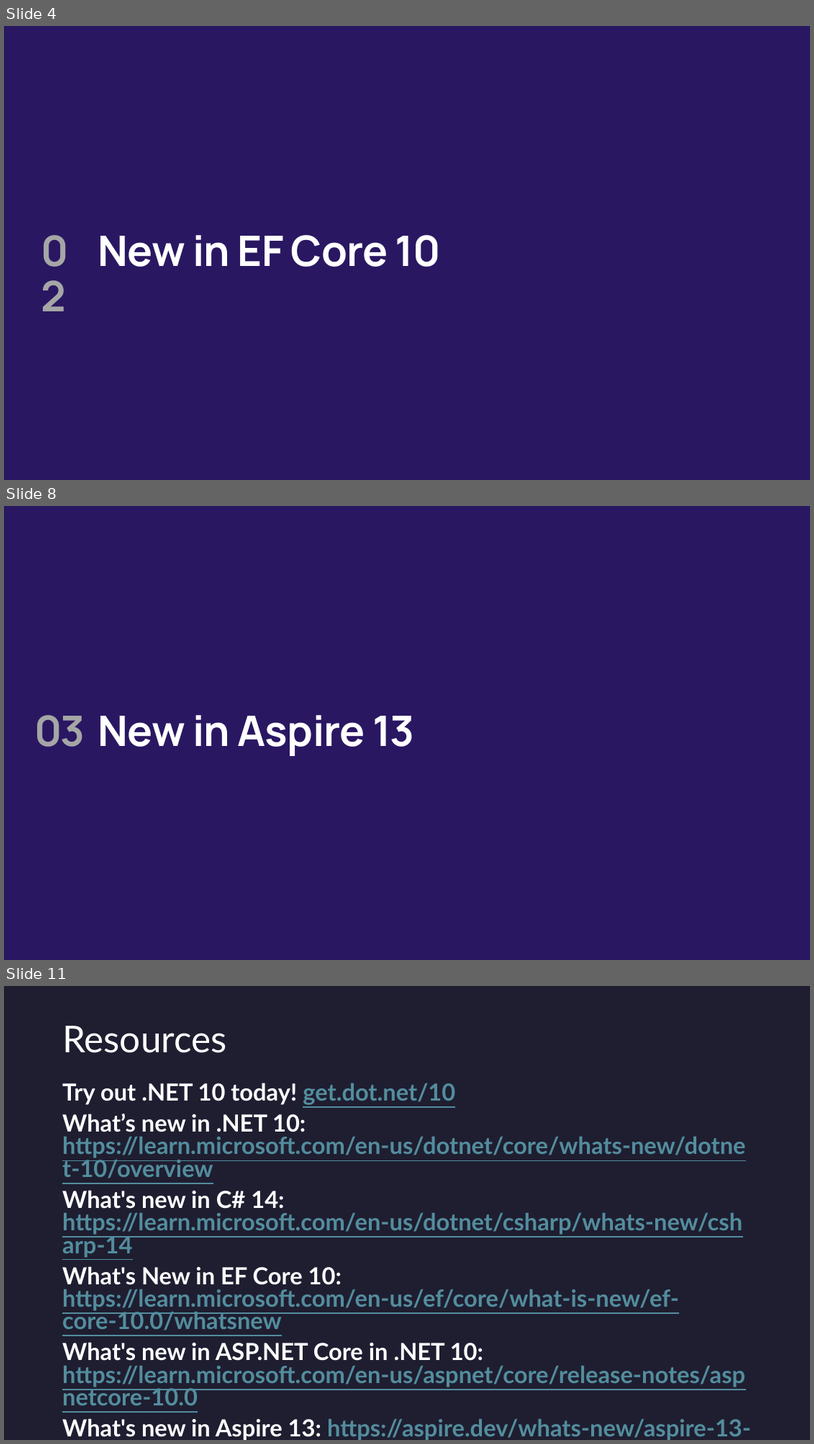
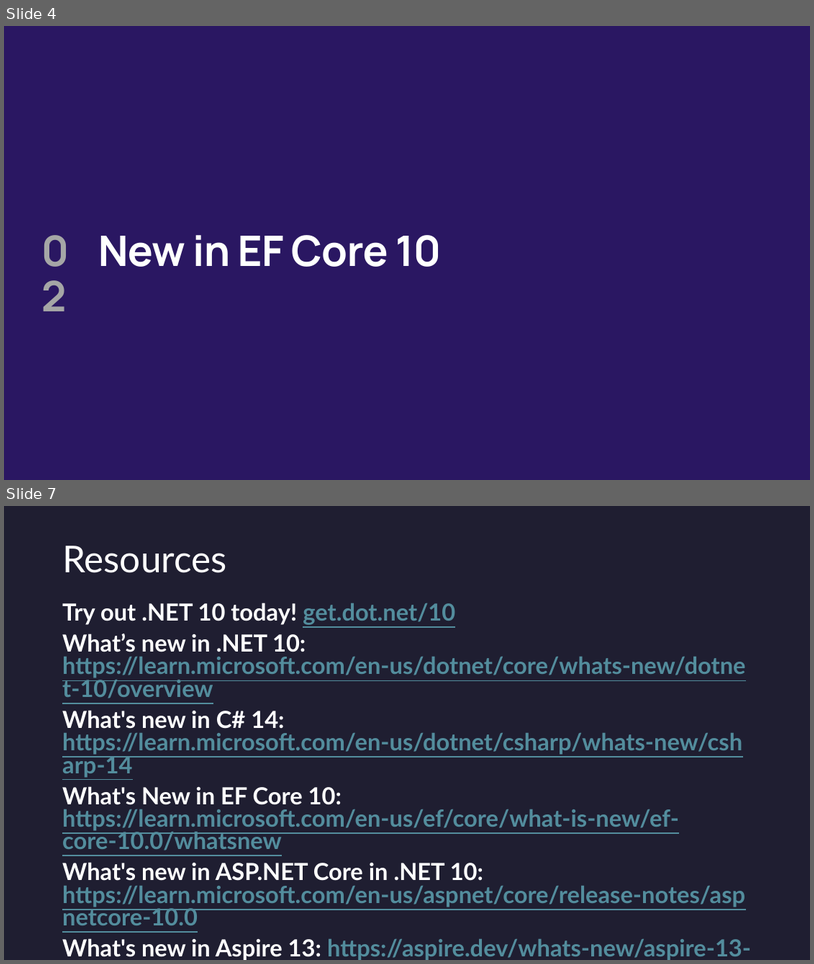
Before and after one commit to sparraguerra/dotnetconf2025, a slide deck: docs/Whats New in .NET 10 and C# 14.pptx. Shown one above the other, each under a label of ours: slides 4, 8 and 11 before the commit, slides 4 and 7 after it; the slides between them are not shown. The pictures are 814x1444 and 814x964 pixels, drawn with LibreOffice and Linux fonts; fonts in the diff are those of the drawing; background and template pictures are left out. Boxes give left, top, right and bottom in pixels: in the first picture for what was removed or moved away, otherwise in the second. Text is boxed around its words. In the diff, an @@ line names an element or a change of style, - is before the commit and + after.

```diff
--- a/docs/Whats New in .NET 10 and C# 14.pptx
+++ b/docs/Whats New in .NET 10 and C# 14.pptx
@@ slide 8 removed at bbox=[4, 506, 810, 960], background #2A1762 @@
@@ text removed at bbox=[35, 715, 85, 746] @@
-03
@@ text removed at bbox=[98, 715, 415, 756] @@
-New in Aspire 13
@@ what was slide 11 is now slide 7 @@
```
Also in this commit, not shown: 2 slides changed, 1 slide added, 4 other slides removed.
